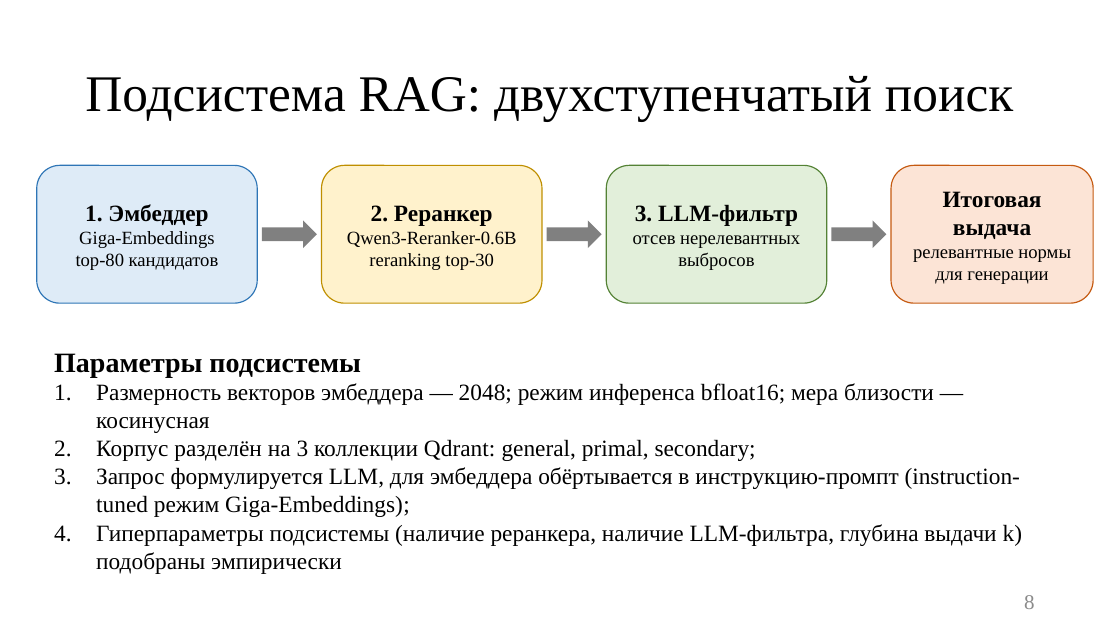
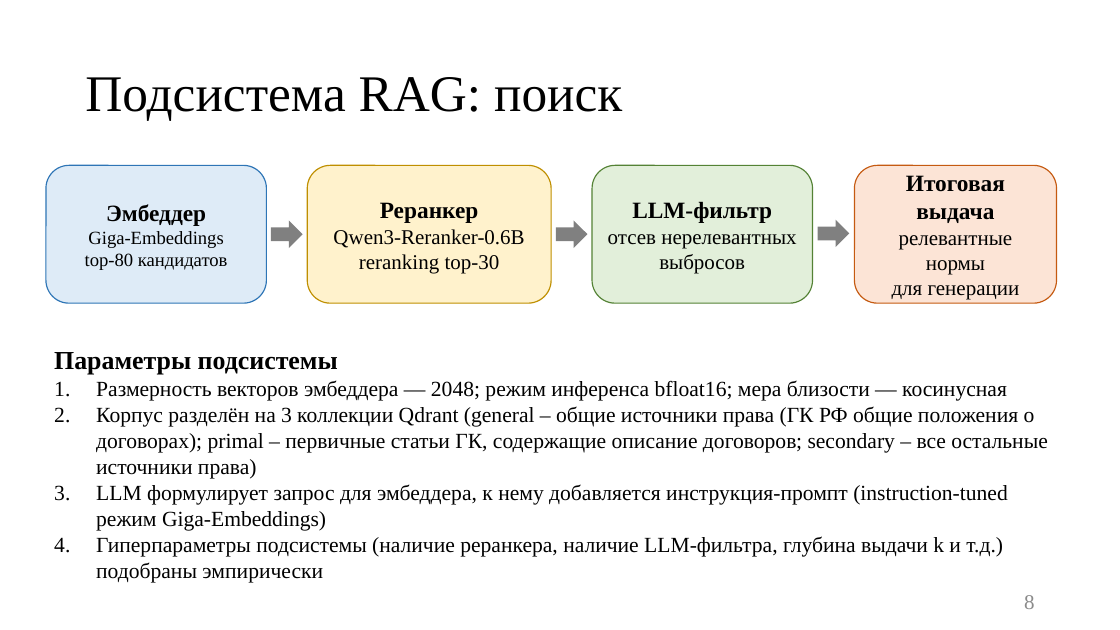
Before and after one commit to mrcirniko/vkr-tsirulev-nv, a slide deck: slide 8 of Презентация_к_ВКР_ЦирулевНВ_М8О-408Б-22.pptx. Drawn at 1120x630 pixels with LibreOffice and Linux fonts; fonts in the diff are those of the drawing. Boxes give left, top, right and bottom in pixels: in the first picture for what was removed or moved away, otherwise in the second. Text is boxed around its words. In the diff, an @@ line names an element or a change of style, - is before the commit and + after.

Commit message:
updated presentation

```diff
--- a/Презентация_к_ВКР_ЦирулевНВ_М8О-408Б-22.pptx
+++ b/Презентация_к_ВКР_ЦирулевНВ_М8О-408Б-22.pptx
@@ title at box(85, 77, 622, 121): text changed @@
-Подсистема RAG: двухступенчатый поиск
+Подсистема RAG: поиск
@@ rounded rectangle "Эмбеддер": place and size @@
-rounded rectangle "Эмбеддер" at box(37, 166, 257, 303)
+rounded rectangle "Эмбеддер" at box(46, 166, 266, 303)
@@ rounded rectangle "Реранкер": place and size @@
-rounded rectangle "Реранкер" at box(322, 166, 542, 303)
+rounded rectangle "Реранкер" at box(308, 166, 551, 303)
@@ rounded rectangle "LLM-фильтр": place and size @@
-rounded rectangle "LLM-фильтр" at box(607, 166, 827, 303)
+rounded rectangle "LLM-фильтр" at box(592, 166, 812, 303)
@@ rounded rectangle "Итоговая выдача": place and size @@
-rounded rectangle "Итоговая выдача" at box(891, 166, 1094, 303)
+rounded rectangle "Итоговая выдача" at box(854, 166, 1057, 303)
@@ text in rounded rectangle at box(106, 204, 206, 226): text changed @@
-1. Эмбеддер
+Эмбеддер
@@ text in rounded rectangle at box(380, 202, 479, 223): text changed @@
-2. Реранкер
+Реранкер
@@ text in rounded rectangle at box(608, 201, 796, 274): text changed; size 16 to 18 pt @@
-3. LLM-фильтр
-отсев нерелевантных выбросов
+LLM-фильтр
+отсев нерелевантных
+выбросов
@@ right arrow: place and size @@
-right arrow at box(262, 220, 318, 248)
+right arrow at box(271, 220, 303, 248)
@@ text in rounded rectangle at box(333, 229, 524, 274): size 16 to 18 pt in "Qwen3-Reranker-0.6B", "reranking top-30" @@
@@ right arrow: place and size @@
-right arrow at box(547, 220, 602, 248)
+right arrow at box(556, 220, 588, 248)
@@ right arrow: place and size @@
-right arrow at box(832, 220, 887, 248)
+right arrow at box(818, 219, 849, 247)
@@ text in rounded rectangle at box(892, 235, 1020, 300): size 16 to 18 pt in "релевантные нормы", "для генерации" @@
@@ text at box(54, 352, 1007, 401): size 24 to 22.2 pt in "Параметры подсистемы"; size 20 to 18.5 pt in "Размерность векторов эмбеддера — 2048; режим инференса ..." @@
@@ text at box(96, 406, 1047, 583): text changed; size 20 to 18.5 pt @@
-2. Корпус разделён на 3 коллекции Qdrant: general, primal, secondary;
-3. Запрос формулируется LLM, для эмбеддера обёртывается в инструкцию-промпт (instruction-tuned режим Giga-Embeddings);
-4. Гиперпараметры подсистемы (наличие реранкера, наличие LLM-фильтра, глубина выдачи k) подобраны эмпирически
+2. Корпус разделён на 3 коллекции Qdrant (general – общие источники права (ГК РФ общие положения о договорах); primal – первичные статьи ГК, содержащие описание договоров; secondary – все остальные источники права)
+3. LLM формулирует запрос для эмбеддера, к нему добавляется инструкция-промпт (instruction-tuned режим Giga-Embeddings)
+4. Гиперпараметры подсистемы (наличие реранкера, наличие LLM-фильтра, глубина выдачи k и т.д.) подобраны эмпирически
```
Also in this commit, not shown: 6 other slides changed, 1 slide added.
